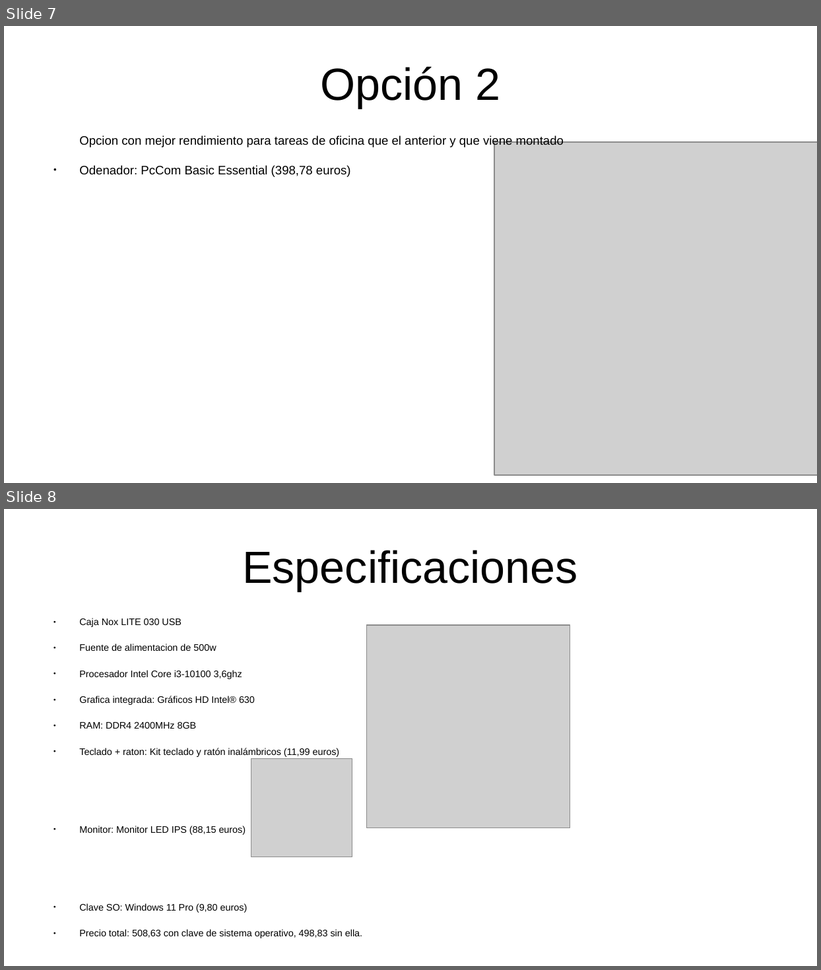
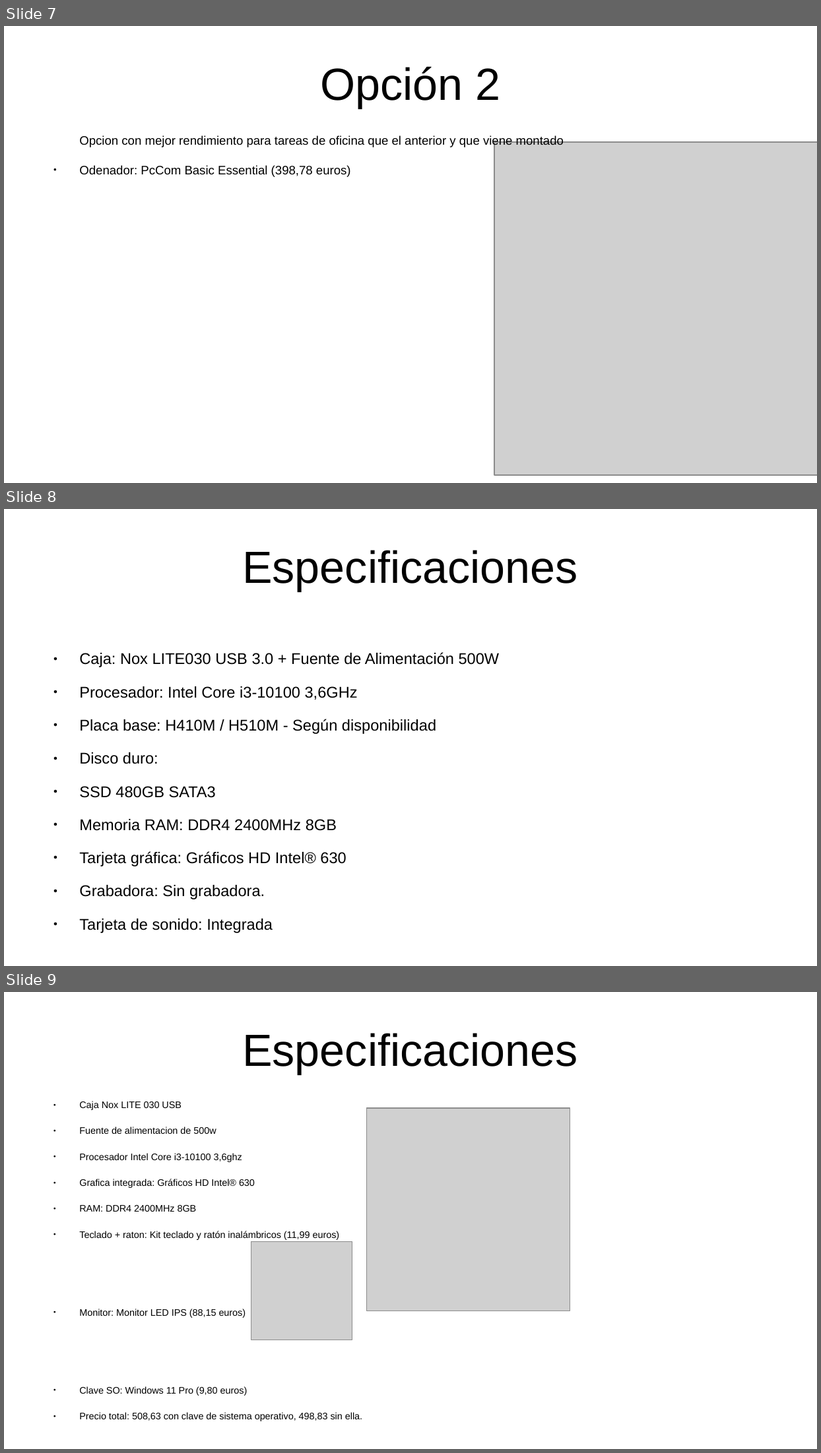
Before and after one commit to NicolasRodriguezSteuerberg/CosasPc, a slide deck: Sistemas Informaticos/PresupuestoOrdenadorOficina.odp. Shown one above the other, each under a label of ours: slides 7 and 8 before the commit, slides 7, 8 and 9 after it. The pictures are 821x970 and 821x1453 pixels, drawn with LibreOffice and Linux fonts; fonts in the diff are those of the drawing; grey boxes stand for pictures. Boxes give left, top, right and bottom in pixels: in the first picture for what was removed or moved away, otherwise in the second. Text is boxed around its words. In the diff, an @@ line names an element or a change of style, - is before the commit and + after.

```diff
--- a/Sistemas Informaticos/PresupuestoOrdenadorOficina.odp
+++ b/Sistemas Informaticos/PresupuestoOrdenadorOficina.odp
@@ slide 8 added at (4,509,817,966), background #FFFFFF @@
@@ title added at (242,550,578,591), 44 pt, text #000000 @@
+Especificaciones
@@ text added at (79,652,500,933), 15.2 pt, text #000000 @@
+● Caja: Nox LITE030 USB 3.0 + Fuente de Alimentación 500W
+● Procesador: Intel Core i3-10100 3,6GHz
+● Placa base: H410M / H510M - Según disponibilidad
+● Disco duro:
+● SSD 480GB SATA3
+● Memoria RAM: DDR4 2400MHz 8GB
+● Tarjeta gráfica: Gráficos HD Intel® 630
+● Grabadora: Sin grabadora.
+● Tarjeta de sonido: Integrada
@@ what was slide 8 is now slide 9 @@
```
Also in this commit, not shown: 1 slide changed, 29 other files.
